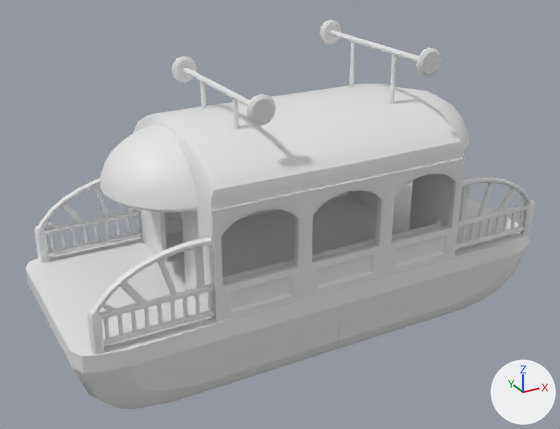
What one commit did to the FBX model Assets/3D_Assets/Props/téléphérique_2.fbx.
Before and after are seen from a 50 mm camera at (-13.19, -22.95, 13.03) aimed at (-0.48, 0.17, 1.47). The axes (+X, +Y, +Z) are drawn at lower right. The lights are the same throughout. Where no turn or scale is listed for an object, it has been applied to the vertices.
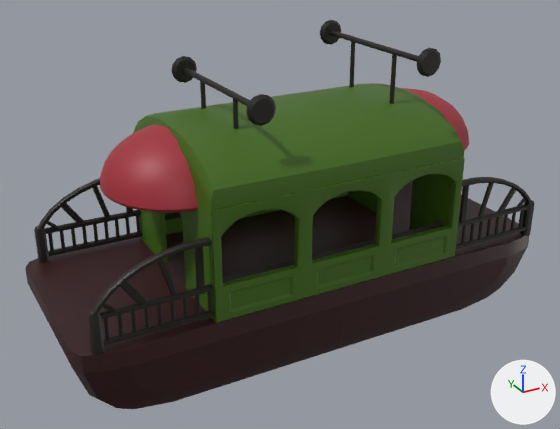
Where the newer file only moved an object's origin or applied its transform, the numbers keep the older frame.

The change in detail:
Material 'Material.003' (mat_material_003) is new.
Its base color is (0.0123, 0.0102, 0.00728) (black #1d1a15).
Material 'Material.006' (mat_material_006) is new.
Its base color is (0.0512, 0.138, 0.00426) (dark green #40680e).
Material 'Material.010' (mat_material_010) is new.
Its base color is (0.355, 0.0233, 0.0356) (red #a12a35).
Material 'Material.009' (mat_material_009) is new.
Its base color is (0.0331, 0.00382, 0.00591) (dark red #330c12).
me_cube_002 has 1568 vertices, 1036 faces and spans x -0.2..17.5, y 0.4..7.5, z -1.2..1.7.
me_cube_002 is used by ob_cube_001; location (-8.48, -3.62, 1.12).
me_cube_002 part 2: 1036 faces spanning x -0.2..17.5, y 0.4..7.5, z -1.2..1.7 switch from no material to mat_material_003 (black #1d1a15).
me_cube_003 has 424 vertices, 400 faces and spans x -5.07..4.69, y -3.57..3.57, z -2.6..3.04.
me_cube_003 now uses material mat_material_006 (dark green #40680e).
me_cylinder_001 has 288 vertices, 248 faces and spans x -0.48..6.72, y -4.6..1.74, z -0.48..1.26.
me_cylinder_001 now uses material mat_material_003 (black #1d1a15).
me_cube_013 has 64 vertices, 32 faces and spans x -0.08..6.3, y -2.67..0.13, z -0.62..1.37.
me_cube_013 now uses material mat_material_003 (black #1d1a15).
me_cube_001 has 129 vertices, 111 faces and spans x -9.3..9.3, y -7.5..0.0, z -3.1..0.0.
me_cube_001 now uses material mat_material_009 (dark red #330c12).
me_cube_010 has 872 vertices, 896 faces and spans x -0.12..9.62, y -0.1..7.16, z -2.47..1.74.
me_cube_010 is used by ob_cube_003; location (-4.57, -3.23, 2.08).
me_cube_010 part 1: 896 faces spanning x -0.12..9.62, y -0.1..7.16, z -2.47..1.74 switch from no material to mat_material_006 (dark green #40680e).
me_cylinder has 48 vertices, 40 faces and spans x -6.01..3.36, y -5.91..0.24, z -0.24..0.24.
me_cylinder now uses material mat_material_003 (black #1d1a15).
me_sphere has 360 vertices, 368 faces and spans x -2.58..12.02, y -2.58..2.58, z -0.05..2.0.
me_sphere now uses material mat_material_010 (red #a12a35).

Changed parts and their boxes [x1, y1, x2, y2] in the pictures (560 x 429 px):
'Cube', recoloured
    both: [25, 180, 530, 409]
'Cube.002', recoloured (white to green)
    both: [133, 83, 464, 322]
'Sphere', recoloured (white to red)
    both: [100, 88, 469, 212]
'Cylinder.001', recoloured (grey to black)
    both: [171, 20, 441, 126]
'Cylinder', recoloured (grey to black)
    both: [165, 212, 442, 282]
'Cube.004', recoloured (grey to black)
    both: [200, 41, 397, 129]
part 1 of me_cube_010, recoloured (grey to green)
    both: [165, 158, 465, 323]
part 2 of me_cube_002, recoloured (grey to black)
    both: [34, 177, 534, 354]
